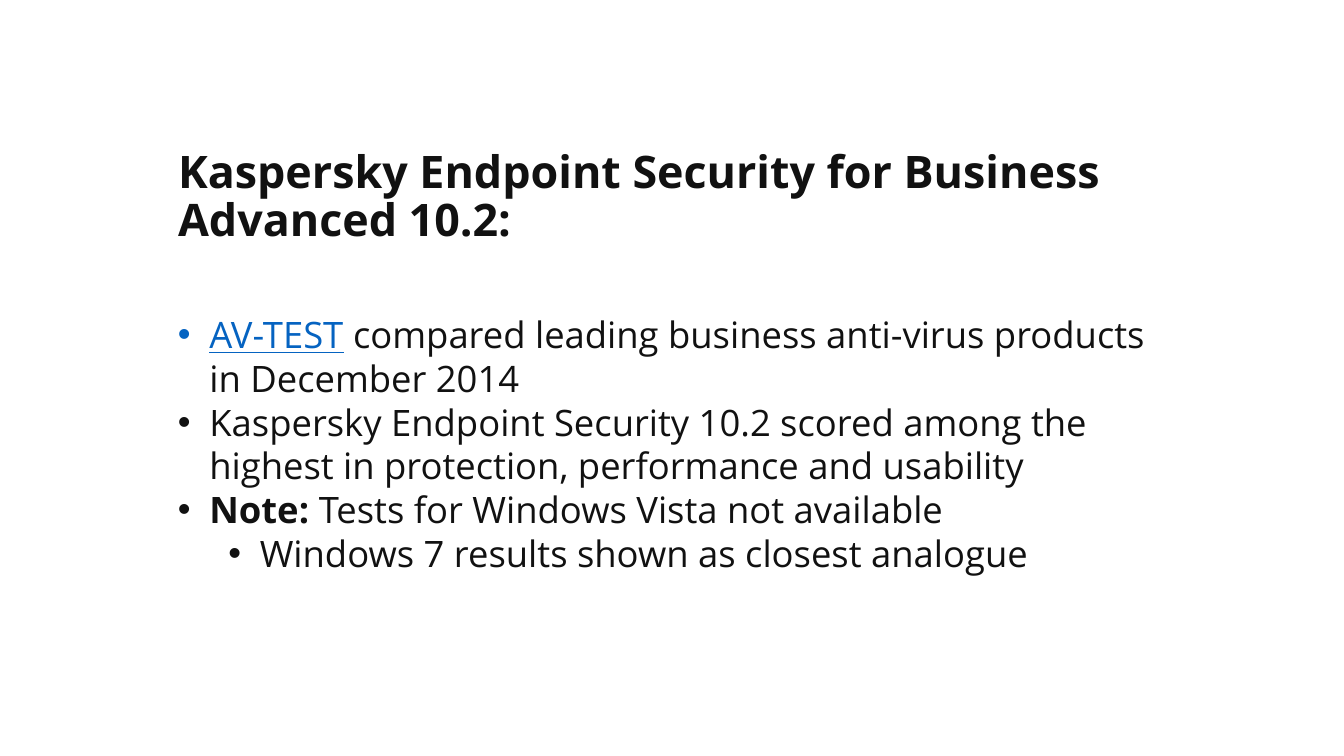
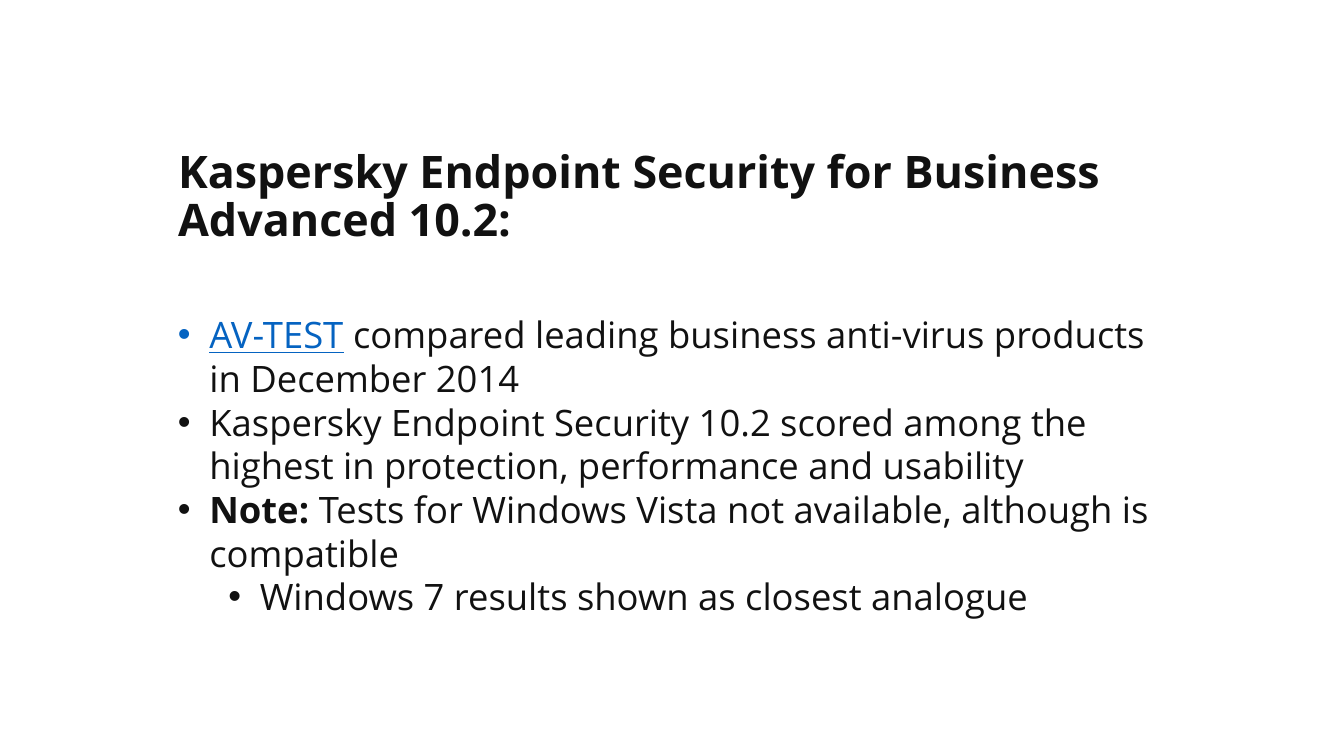
Before and after one commit to martymcflywa/ecu, a slide deck: slide 6 of year_1/sem_2/CSI1101_computer_security/0b_assignment_2_[22MAY15_0900]/dev/CSI1101_PONCE_A2_v03.pptx. Drawn at 1344x756 pixels with LibreOffice and Linux fonts; fonts in the diff are those of the drawing. Boxes give left, top, right and bottom in pixels: in the first picture for what was removed or moved away, otherwise in the second. Text is boxed around its words. In the diff, an @@ line names an element or a change of style, - is before the commit and + after.

Commit message:
CSI1101 A2: fixed some wording

```diff
--- a/year_1/sem_2/CSI1101_computer_security/0b_assignment_2_[22MAY15_0900]/dev/CSI1101_PONCE_A2_v03.pptx
+++ b/year_1/sem_2/CSI1101_computer_security/0b_assignment_2_[22MAY15_0900]/dev/CSI1101_PONCE_A2_v03.pptx
@@ text at [209, 495, 1149, 576]: text changed @@
-• Note: Tests for Windows Vista not available
+• Note: Tests for Windows Vista not available, although is compatible
```
